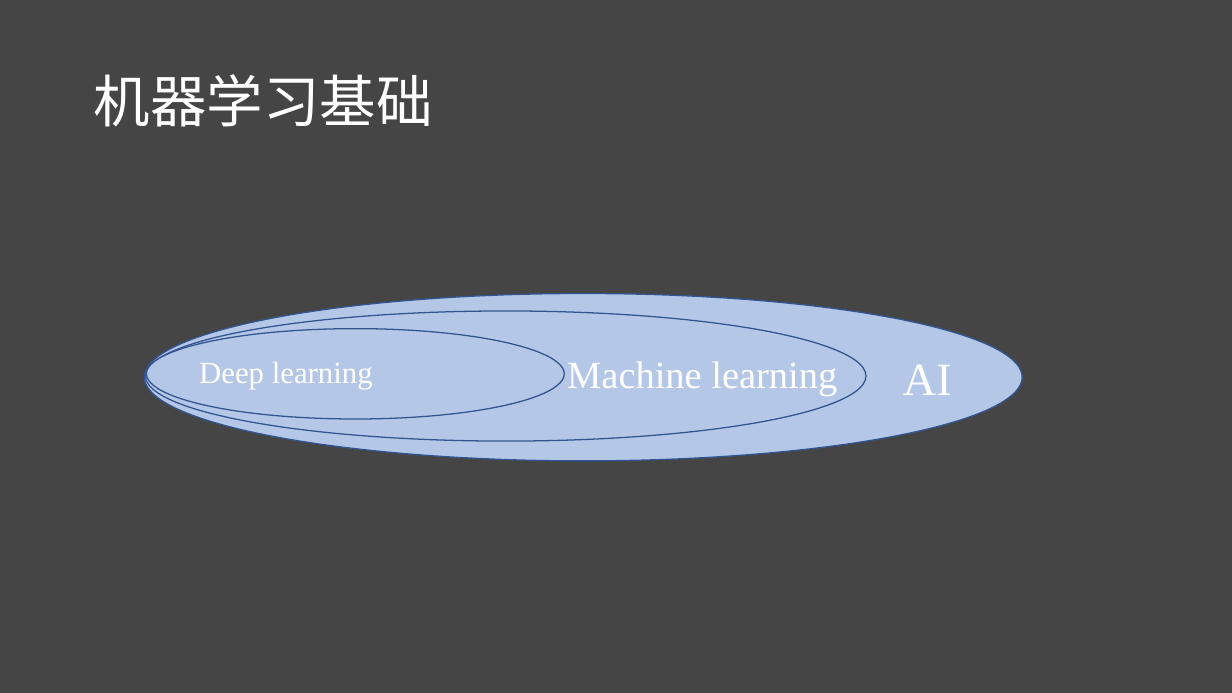
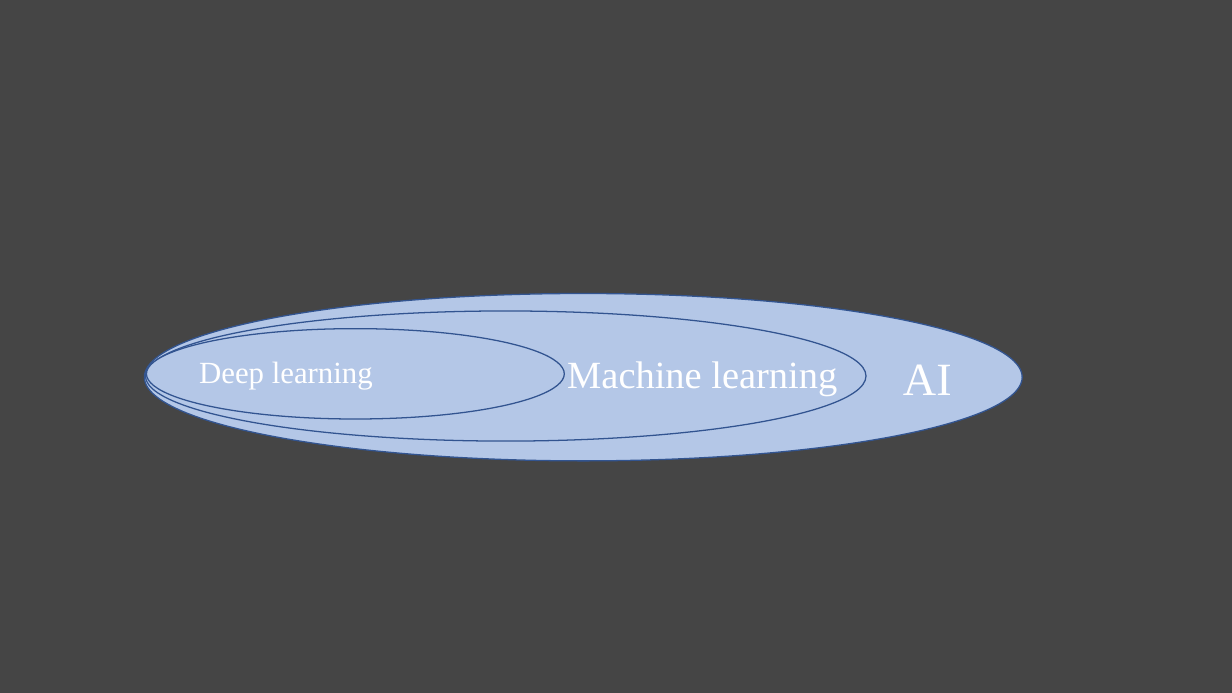
Before and after one commit to lichao312214129/lc_rsfmri_tools_python, a slide deck: slide 5 of 第一届机器学习培训班/第一届机器学习实战班.pptx (slide 4 before the commit). Drawn at 1232x693 pixels with LibreOffice and Linux fonts; fonts in the diff are those of the drawing. Boxes give left, top, right and bottom in pixels: in the first picture for what was removed or moved away, otherwise in the second. Text is boxed around its words. In the diff, an @@ line names an element or a change of style, - is before the commit and + after.

Commit message:
PPT

```diff
--- a/第一届机器学习培训班/第一届机器学习实战班.pptx
+++ b/第一届机器学习培训班/第一届机器学习实战班.pptx
@@ title removed at box(94, 74, 433, 127) @@
-机器学习基础
```
Also in this commit, not shown: 6 other slides changed, 12 slides added, 1 slide removed, 1 other file.
